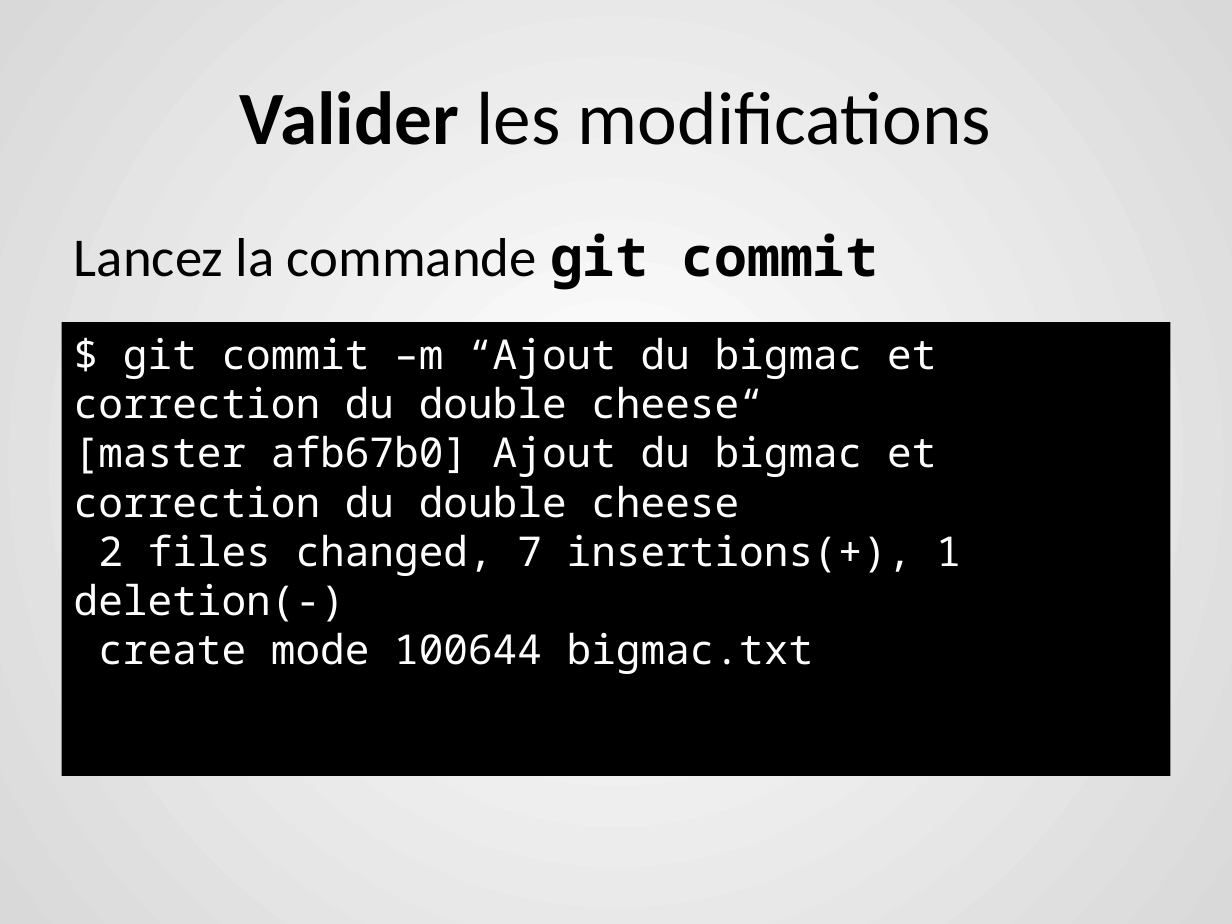
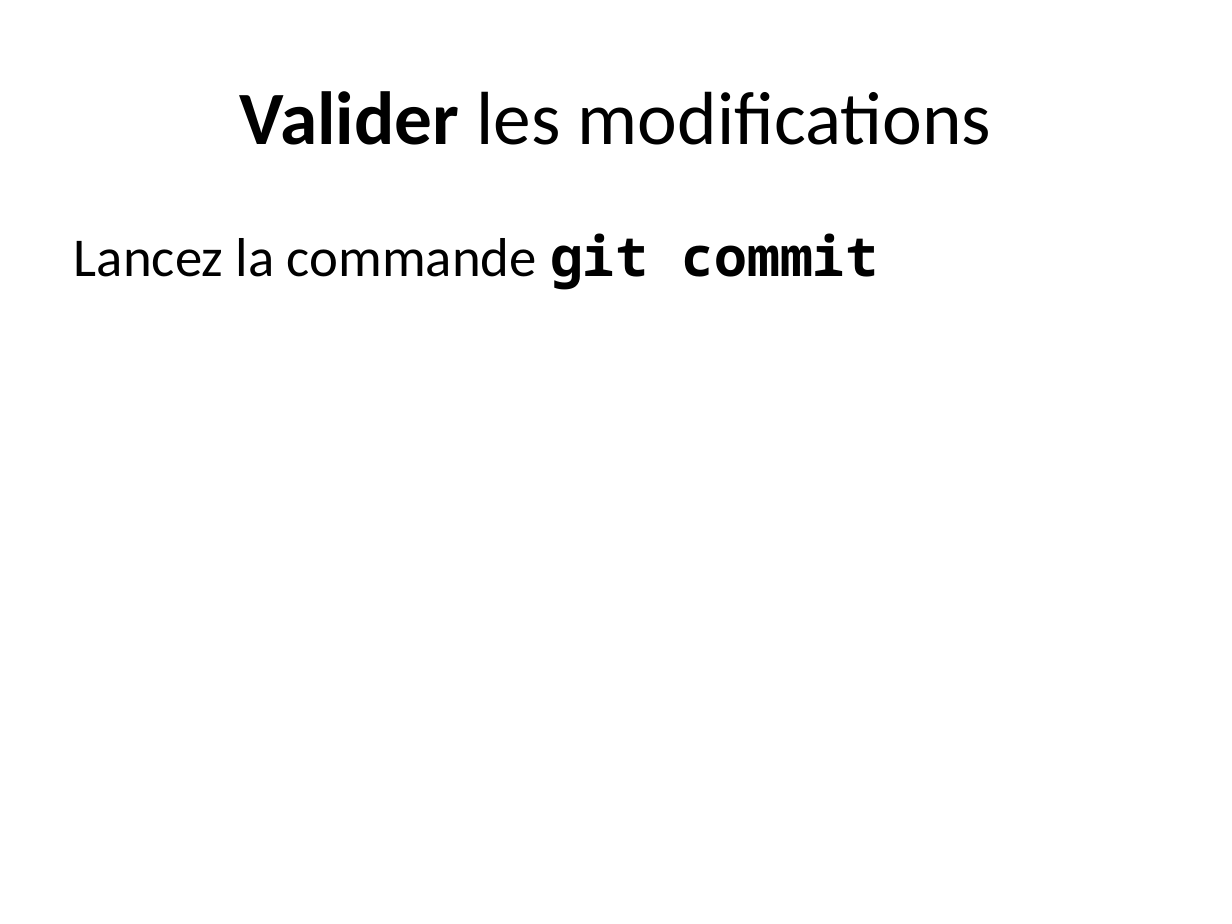
Before and after one commit to berradais/light-dna-2020-2021, a slide deck: slide 13 of 1-Environment/Lab/3.burger_lab.pptx. Drawn at 1232x924 pixels with LibreOffice and Linux fonts; fonts in the diff are those of the drawing. Boxes give left, top, right and bottom in pixels: in the first picture for what was removed or moved away, otherwise in the second. Text is boxed around its words. In the diff, an @@ line names an element or a change of style, - is before the commit and + after.

```diff
--- a/1-Environment/Lab/3.burger_lab.pptx
+++ b/1-Environment/Lab/3.burger_lab.pptx
@@ background gradient #FFFFFF to #D9D9D9 to #FFFFFF @@
@@ rectangle removed at [62, 322, 1170, 775] @@
-$ git commit –m “Ajout du bigmac et correction du double cheese“
-[master afb67b0] Ajout du bigmac et correction du double cheese
-2 files changed, 7 insertions(+), 1 deletion(-)
-create mode 100644 bigmac.txt
```
Also in this commit, not shown: 37 other slides changed, 5 slides removed, 20 other files.
